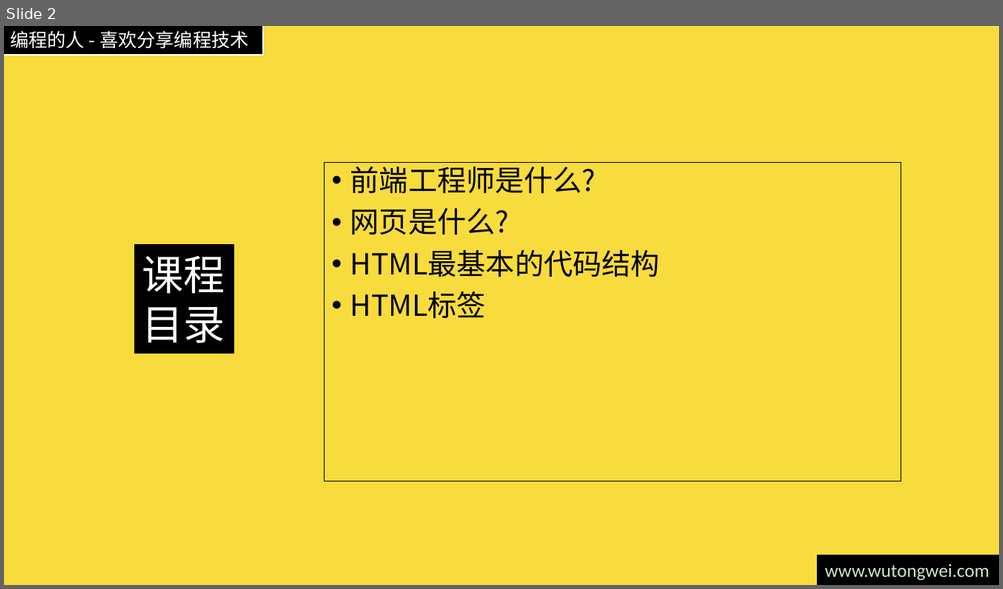
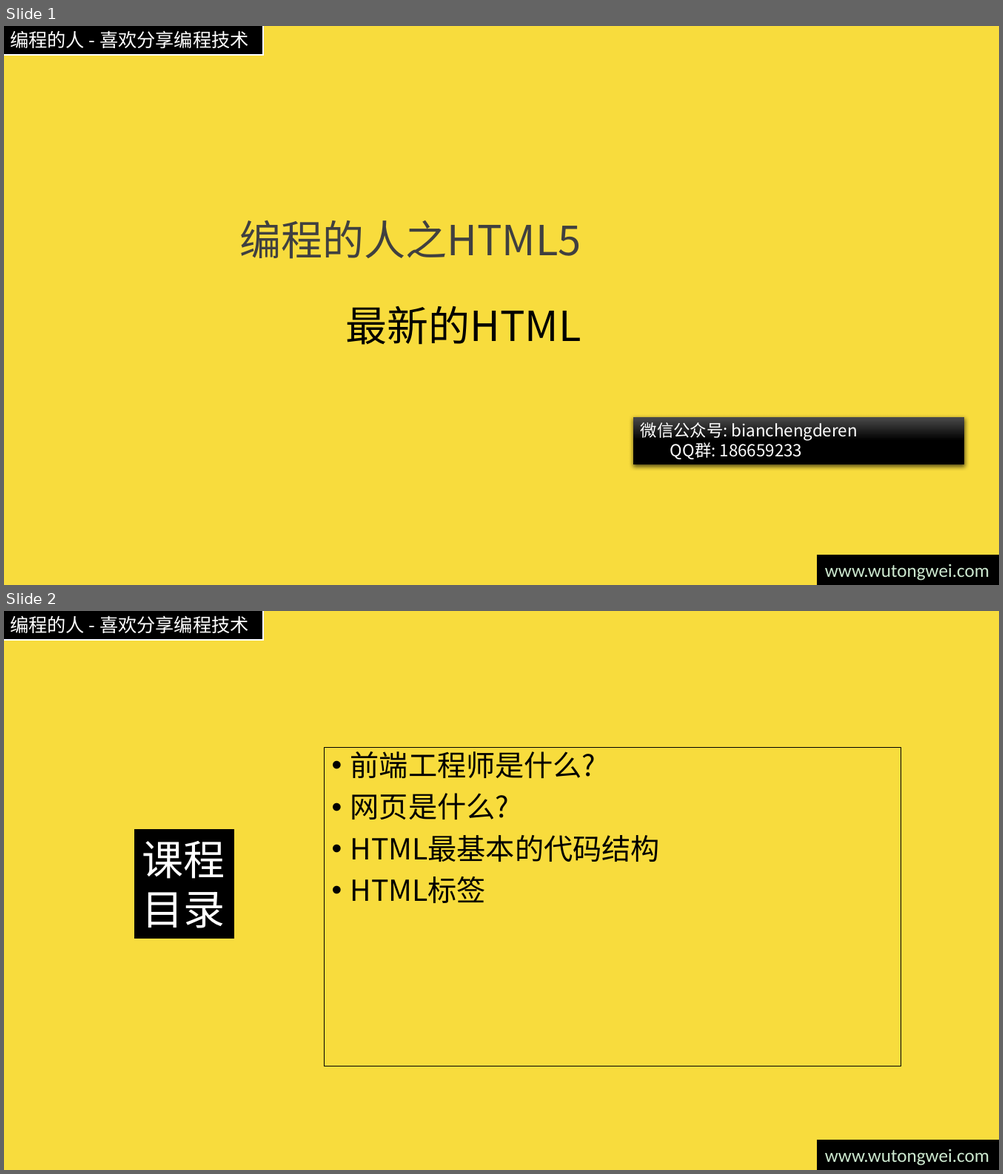
Before and after one commit to willculture/training, a slide deck: ppt/front-end/HTML5.pptx. Shown one above the other, each under a label of ours: slide 2 before the commit, slides 1 and 2 after it. The pictures are 1003x589 and 1003x1174 pixels, drawn with LibreOffice and Linux fonts; fonts in the diff are those of the drawing; background and template pictures are left out. Boxes give left, top, right and bottom in pixels: in the first picture for what was removed or moved away, otherwise in the second. Text is boxed around its words. In the diff, an @@ line names an element or a change of style, - is before the commit and + after.

```diff
--- a/ppt/front-end/HTML5.pptx
+++ b/ppt/front-end/HTML5.pptx
@@ slide 1 added at <box>4,26,999,585</box>, background #F8DC3D; not listed: 2 template elements that a slide beside it also shows @@
@@ text added at <box>240,220,581,259</box>, 40 pt, text #404040 @@
+编程的人之HTML5
@@ title added at <box>346,306,581,345</box>, 40 pt, text #000000 @@
+最新的HTML
@@ rectangle added at <box>633,417,965,465</box>, fill gradient #4B4B4B to #000000, 16 pt, text #CCE8CF @@
+微信公众号: bianchengderen
+QQ群: 186659233
```
Also in this commit, not shown: 1 other slide added, 1 slide removed, 2 other files.
